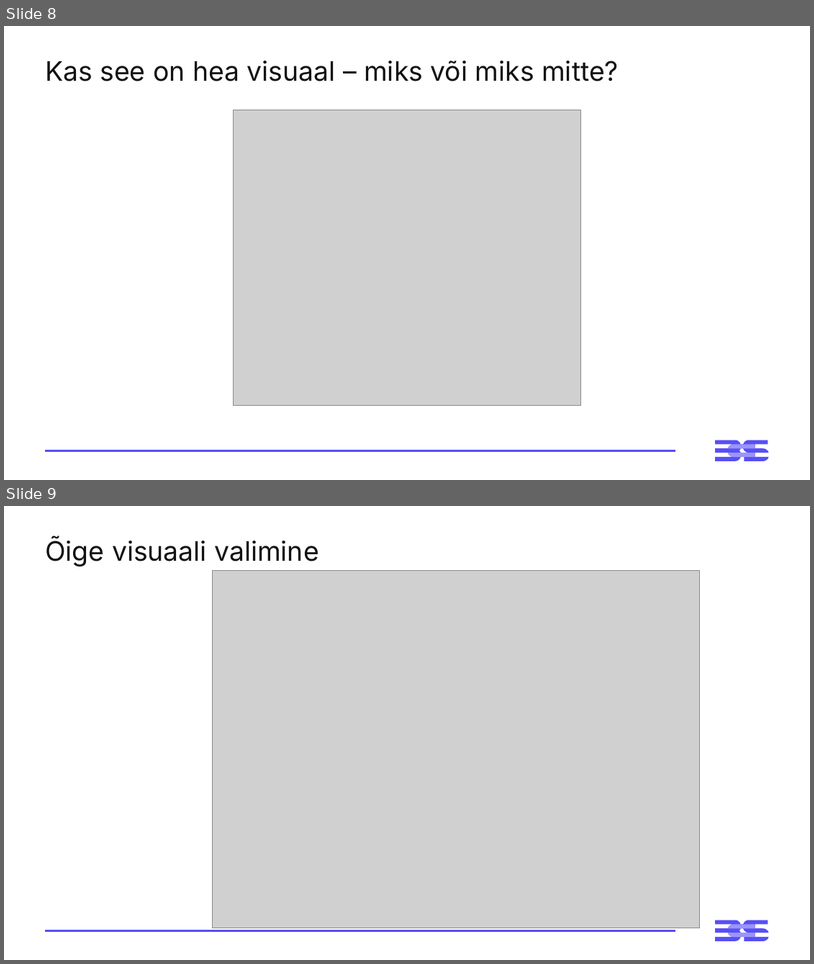
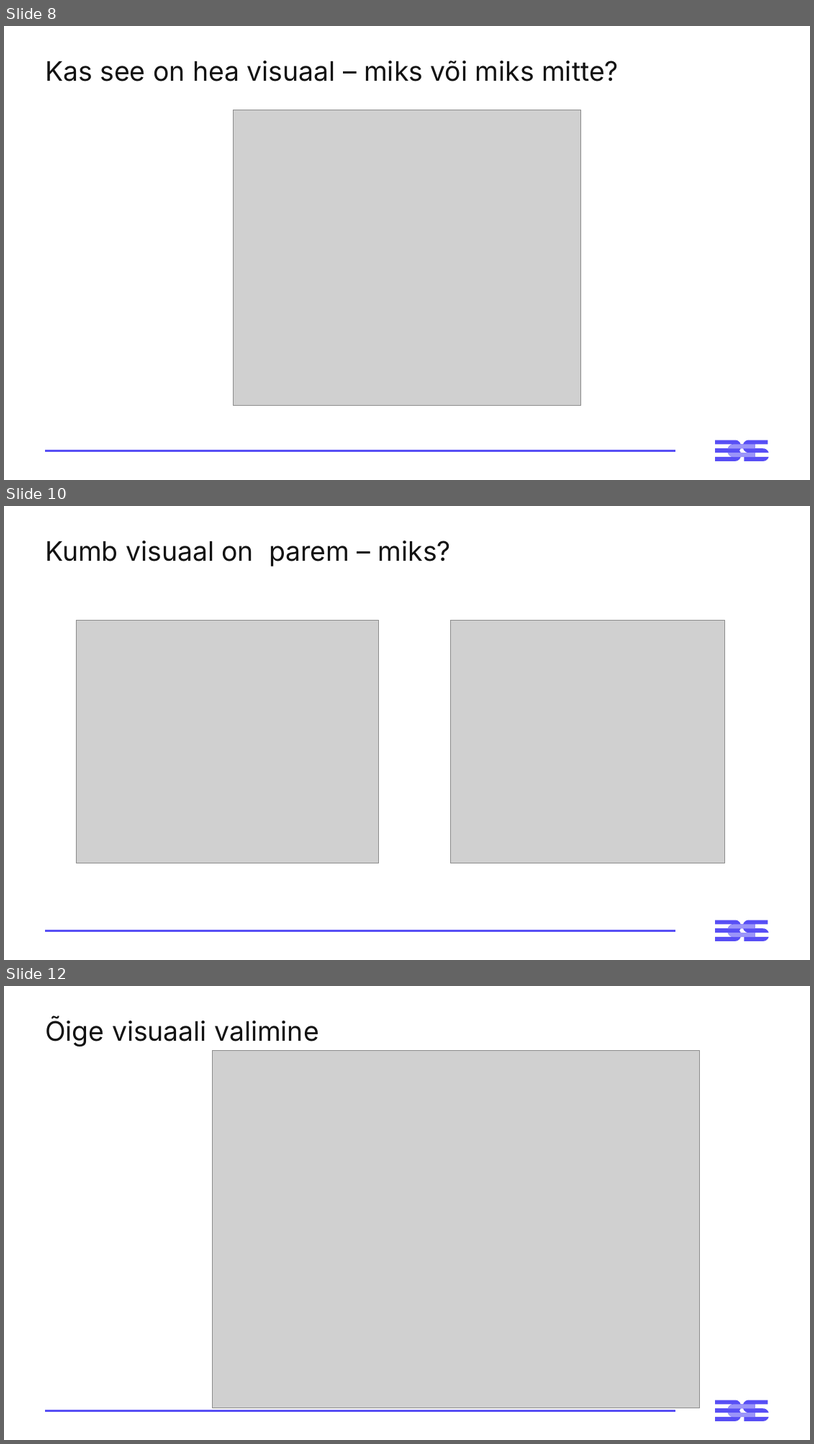
Before and after one commit to virverani/andmetarkus, a slide deck: Day3/3-paev-andmetarkus-esitlus.pptx. Shown one above the other, each under a label of ours: slides 8 and 9 before the commit, slides 8, 10 and 12 after it; the slides between them are not shown. The pictures are 814x964 and 814x1444 pixels, drawn with LibreOffice and Linux fonts; fonts in the diff are those of the drawing; grey boxes stand for pictures. Boxes give left, top, right and bottom in pixels: in the first picture for what was removed or moved away, otherwise in the second. Text is boxed around its words. In the diff, an @@ line names an element or a change of style, - is before the commit and + after.

```diff
--- a/Day3/3-paev-andmetarkus-esitlus.pptx
+++ b/Day3/3-paev-andmetarkus-esitlus.pptx
@@ slide 10 added at [4,506,810,960], background #FFFFFF; not listed: 3 template elements that a slide beside it also shows @@
@@ title added at [45,541,451,566], 32 pt, text #121212 @@
+Kumb visuaal on parem – miks?
@@ picture added at [76,620,379,863] @@
@@ picture added at [451,620,725,863] @@
@@ what was slide 9 is now slide 12 @@
```
Also in this commit, not shown: 3 other slides added.
